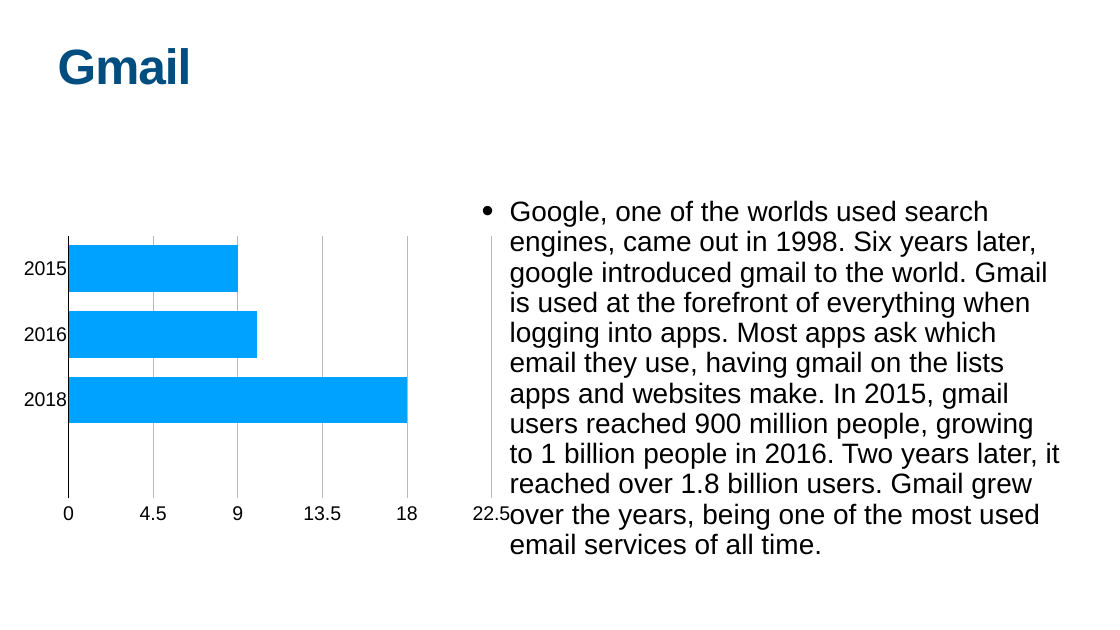
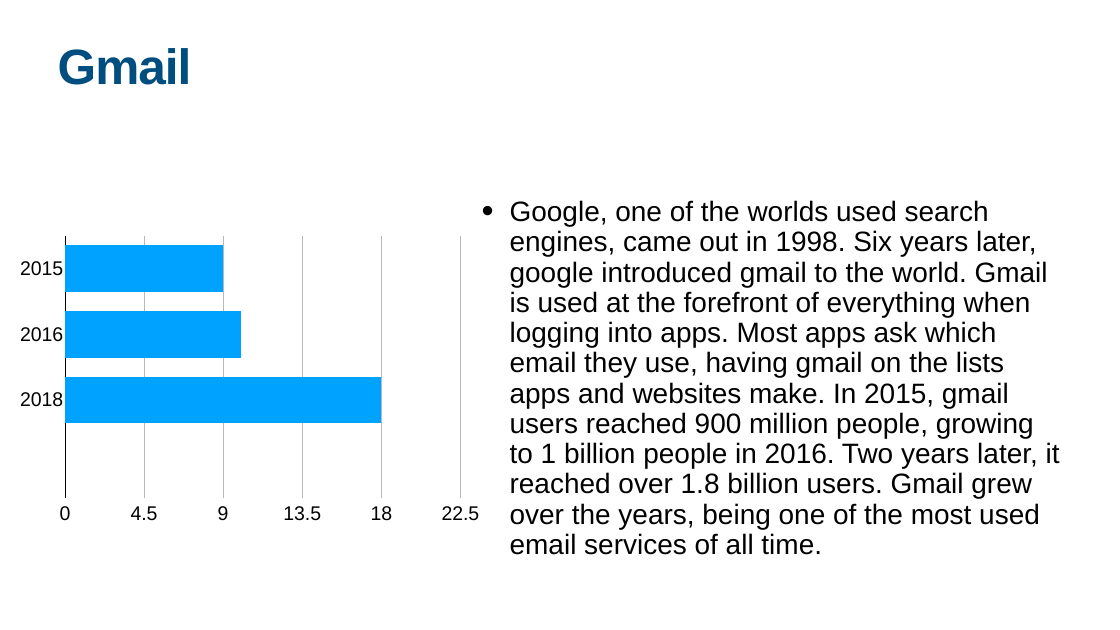
Before and after one commit to Jake-guerrero/Email-Usage, a slide deck: slide 4 of Email Usage.pptx. Drawn at 1120x630 pixels with LibreOffice and Linux fonts; fonts in the diff are those of the drawing. Boxes give left, top, right and bottom in pixels: in the first picture for what was removed or moved away, otherwise in the second. Text is boxed around its words. In the diff, an @@ line names an element or a change of style, - is before the commit and + after.

```diff
--- a/Email Usage.pptx
+++ b/Email Usage.pptx
@@ bar stacked chart: place and size @@
-bar stacked chart at <box>10,213,510,535</box>
+bar stacked chart at <box>10,213,479,535</box>
```
Also in this commit, not shown: 2 other slides changed, 1 other file.
